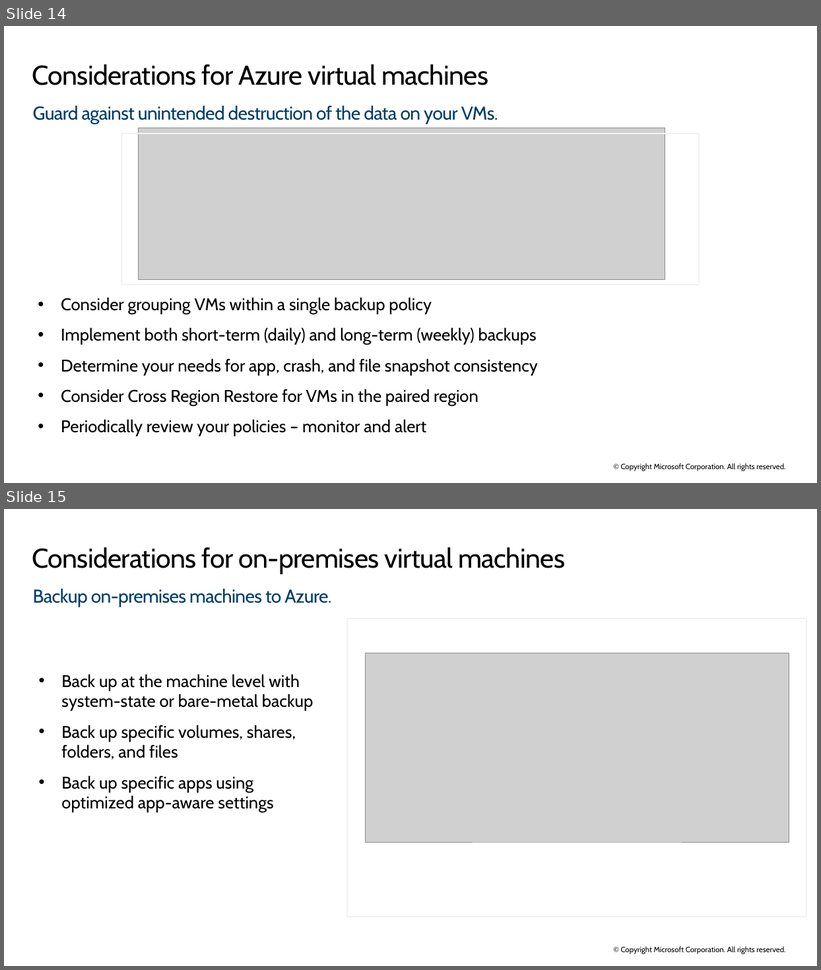
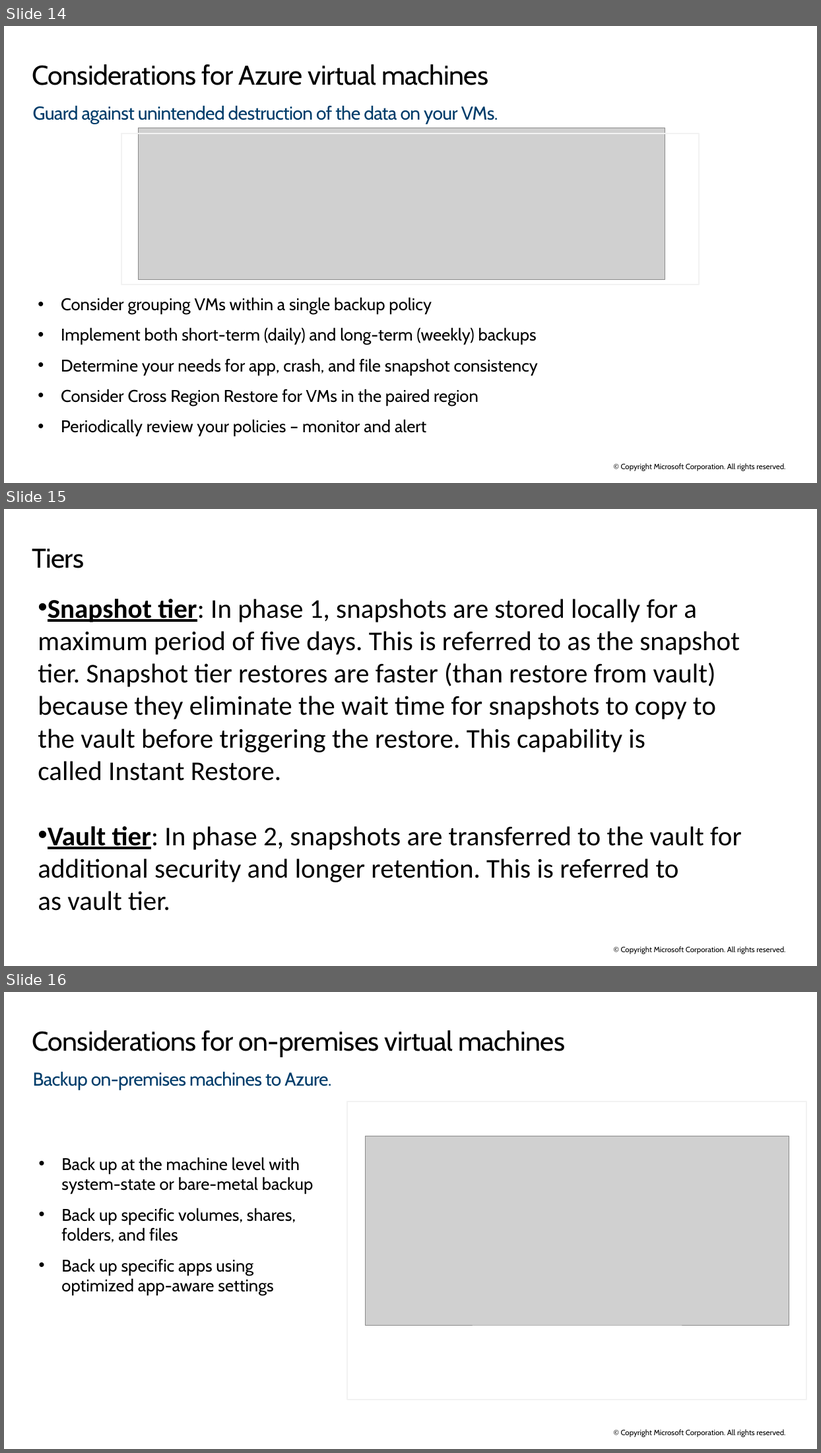
Before and after one commit to raviteja59/hkjc-az-305, a slide deck: PowerPoint/AZ-305T00A-ENU-Powerpoint_10.pptx. Shown one above the other, each under a label of ours: slides 14 and 15 before the commit, slides 14, 15 and 16 after it. The pictures are 821x970 and 821x1453 pixels, drawn with LibreOffice and Linux fonts; fonts in the diff are those of the drawing; grey boxes stand for pictures. Boxes give left, top, right and bottom in pixels: in the first picture for what was removed or moved away, otherwise in the second. Text is boxed around its words. In the diff, an @@ line names an element or a change of style, - is before the commit and + after.

```diff
--- a/PowerPoint/AZ-305T00A-ENU-Powerpoint_10.pptx
+++ b/PowerPoint/AZ-305T00A-ENU-Powerpoint_10.pptx
@@ slide 15 added at box(4, 509, 817, 966), background #FFFFFF; not listed: 1 template element that a slide beside it also shows @@
@@ title added at box(32, 549, 84, 568), 32 pt, text #000000 @@
+Tiers
@@ text added at box(38, 599, 742, 911), 32 pt, text #000000 @@
+• Snapshot tier: In phase 1, snapshots are stored locally for a maximum period of five days. This is referred to as the snapshot tier. Snapshot tier restores are faster (than restore from vault) because they eliminate the wait time for snapshots to copy to the vault before triggering the restore. This capability is called Instant Restore.
+• Vault tier: In phase 2, snapshots are transferred to the vault for additional security and longer retention. This is referred to as vault tier.
@@ what was slide 15 is now slide 16 @@
```
Also in this commit, not shown: 2 slides changed, 1 other slide added, 1 other file.
